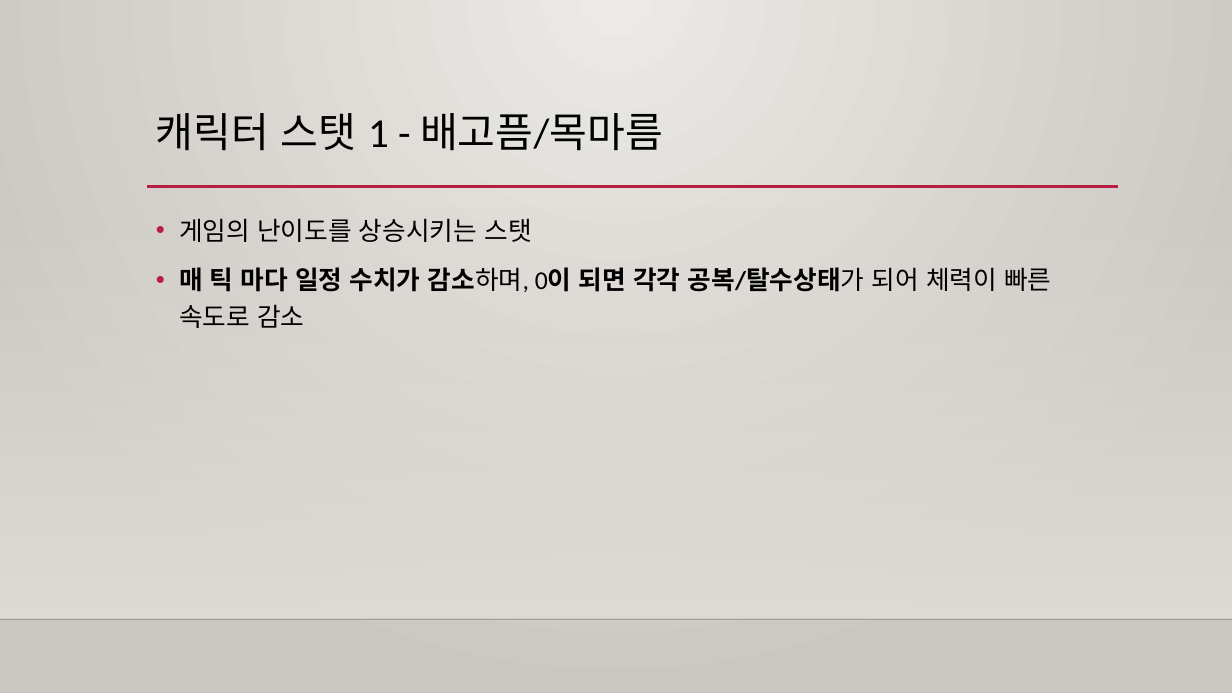
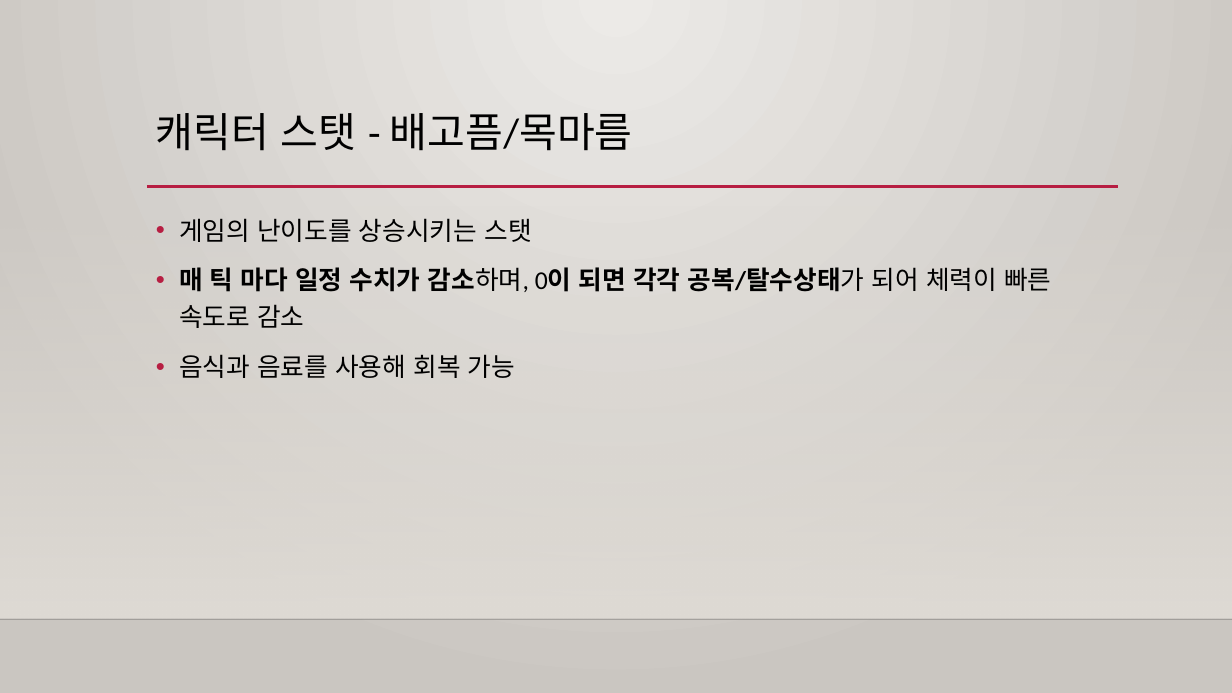
Before and after one commit to Raynia/Alchemist-Diary, a slide deck: slide 7 of Specification/Prototype/프로토타입 기획서.pptx (slide 9 before the commit). Drawn at 1232x693 pixels with LibreOffice and Linux fonts; fonts in the diff are those of the drawing; background and template pictures are left out. Boxes give left, top, right and bottom in pixels: in the first picture for what was removed or moved away, otherwise in the second. Text is boxed around its words. In the diff, an @@ line names an element or a change of style, - is before the commit and + after.

```diff
--- a/Specification/Prototype/프로토타입 기획서.pptx
+++ b/Specification/Prototype/프로토타입 기획서.pptx
@@ title at [156,113,633,151]: text changed @@
-캐릭터 스탯 1 - 배고픔/목마름
+캐릭터 스탯 - 배고픔/목마름
@@ text at [179,354,515,378]: paragraph added @@
+• 음식과 음료를 사용해 회복 가능
```
Also in this commit, not shown: 3 other slides changed, 4 slides removed.
